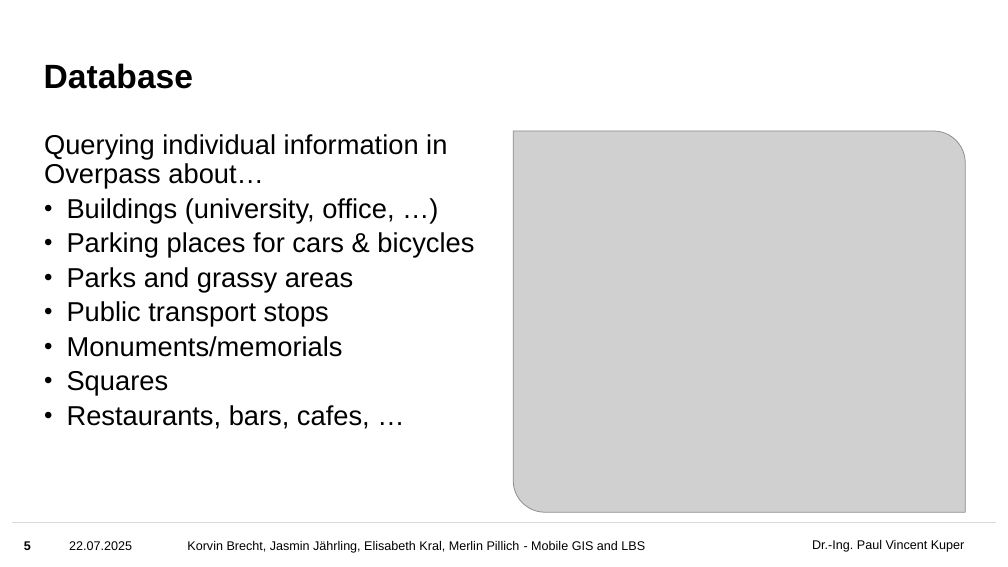
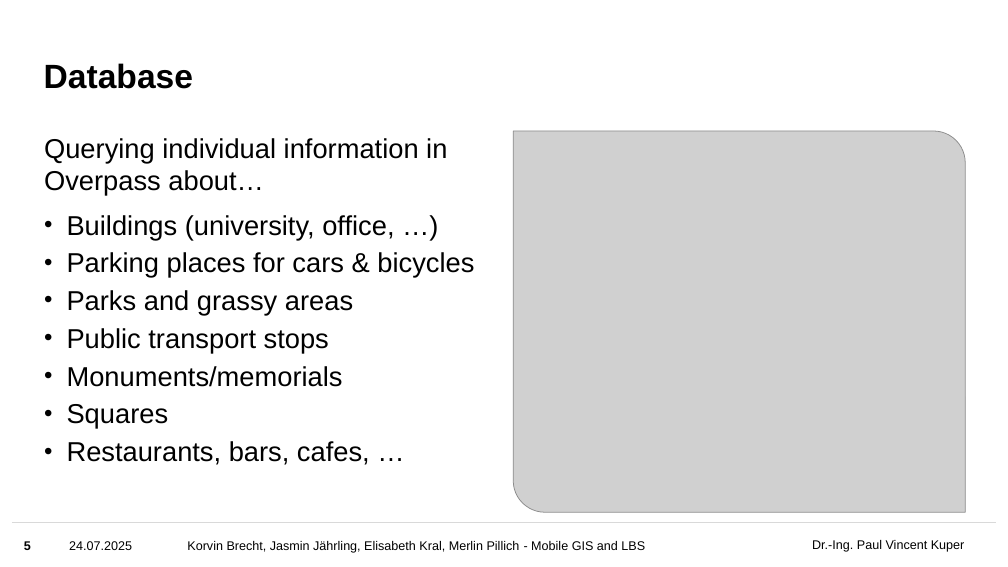
Before and after one commit to 20korvin01/www, a slide deck: slide 5 of presentation/finale_präsentation_mobileGIS_G3.pptx. Drawn at 1008x567 pixels with LibreOffice and Linux fonts; fonts in the diff are those of the drawing; grey boxes stand for pictures; background and template pictures are left out. Boxes give left, top, right and bottom in pixels: in the first picture for what was removed or moved away, otherwise in the second. Text is boxed around its words. In the diff, an @@ line names an element or a change of style, - is before the commit and + after.

```diff
--- a/presentation/finale_präsentation_mobileGIS_G3.pptx
+++ b/presentation/finale_präsentation_mobileGIS_G3.pptx
@@ text "Querying individual information in Overpass ..." at bbox=[44, 138, 474, 465]: line spacing 0.9 to 1; more space between paragraphs @@
@@ text at bbox=[69, 541, 132, 550]: text changed @@
-22.07.2025
+24.07.2025
```
Also in this commit, not shown: 6 other slides changed, 8 other files.
